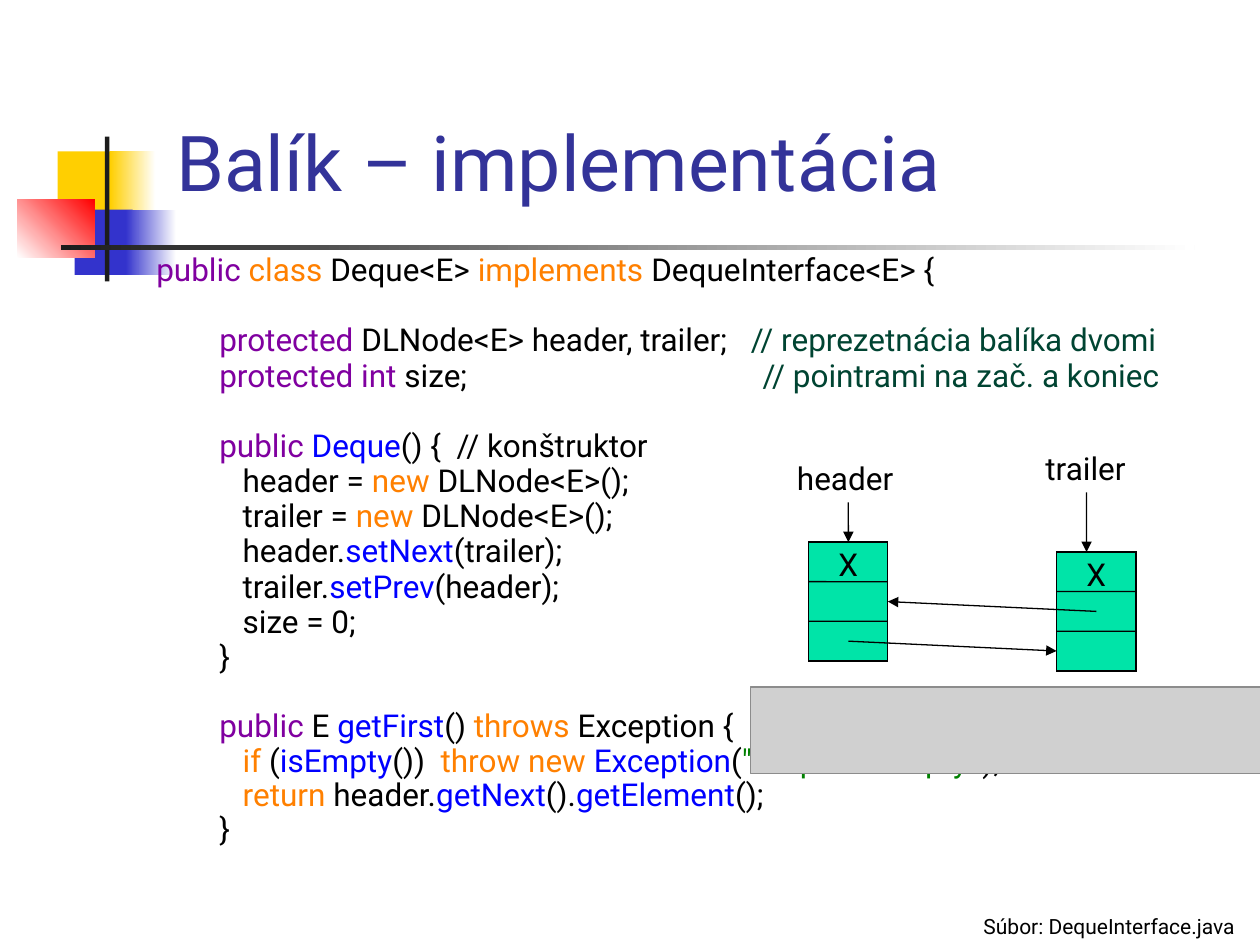
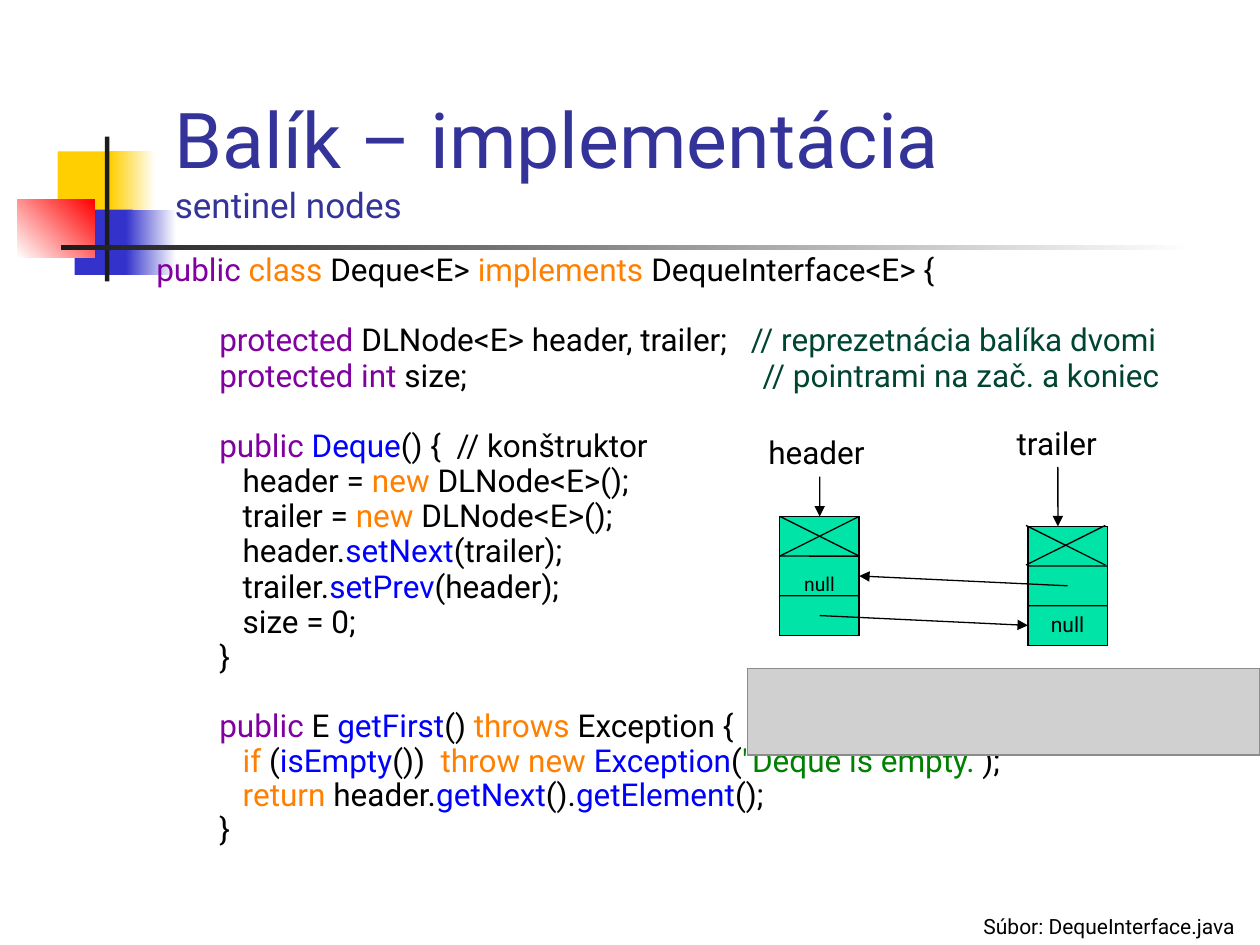
Before and after one commit to Programovanie4/Prednasky, a slide deck: slide 36 of 05/05_java.ppt. Drawn at 1260x945 pixels with LibreOffice and Linux fonts; fonts in the diff are those of the drawing; grey boxes stand for pictures. Boxes give left, top, right and bottom in pixels: in the first picture for what was removed or moved away, otherwise in the second. Text is boxed around its words. In the diff, an @@ line names an element or a change of style, - is before the commit and + after.

```diff
--- a/05/05_java.ppt
+++ b/05/05_java.ppt
@@ title at [175, 110, 938, 219]: text changed @@
-Balík – implementácia
+Balík – implementácia
+sentinel nodes
@@ 4 arrows, 2 texts: place and size @@
-4 arrows, 2 texts at [797, 456, 1125, 651]
+4 arrows, 2 texts at [768, 431, 1097, 625]
@@ rectangle added at [780, 517, 859, 635], fill #00E4A8, outline #000000 0.74 pt, 11 pt, text #000000 @@
+null
@@ line added from (780, 556) to (859, 517), #000000 0.74 pt @@
@@ line added from (859, 556) to (780, 517), #000000 0.74 pt @@
@@ line added from (1026, 564) to (1105, 525), #000000 0.74 pt @@
@@ line added from (1105, 564) to (1026, 525), #000000 0.74 pt @@
@@ rectangle added at [1028, 527, 1108, 645], fill #00E4A8, outline #000000 0.74 pt, 12 pt, text #000000 @@
+null
@@ line moved from (809, 621) - (888, 621) to (780, 556) - (859, 556) @@
@@ rectangle removed at [809, 542, 888, 660] @@
-X
@@ line moved from (1057, 631) - (1137, 631) to (1028, 566) - (1108, 566) @@
@@ rectangle removed at [1057, 552, 1137, 670] @@
-X
@@ line moved from (809, 582) - (888, 582) to (780, 596) - (859, 596) @@
@@ line moved from (1057, 591) - (1137, 591) to (1028, 606) - (1108, 606) @@
@@ picture: place and size @@
-picture at [751, 687, 1260, 774]
+picture at [747, 669, 1260, 756]
```
Also in this commit, not shown: 28 other slides changed, 1 slide added, 1 slide removed, 1 other file.
